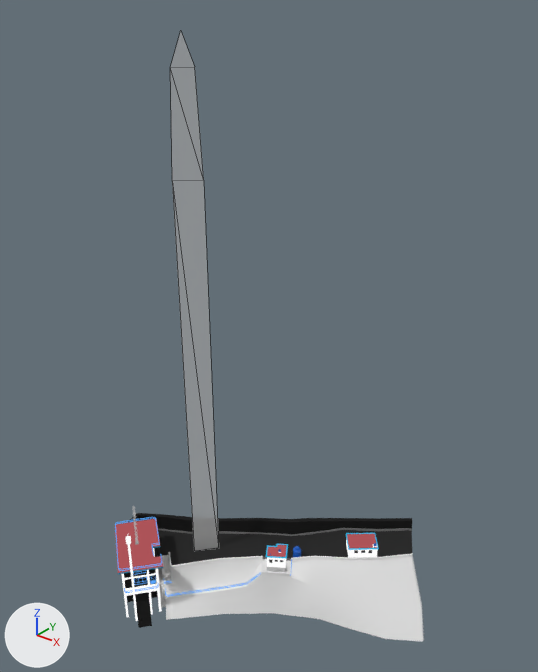
Renders of the glTF model Cont_Models/Sector6/Msh_Sitio.glb from each side of a commit.
Rendered twice from a 50 mm camera at (105.4, -149.0, 190.1) aimed at (1.5, -19.1, 109.6). Arrows for +X, +Y and +Z are at lower left; the lights stay in place. Mesh edges are drawn as thin lines on the coarser meshes.

Objects in the first picture: 'Msh_LightBeam', 'Msh_Sitio'.
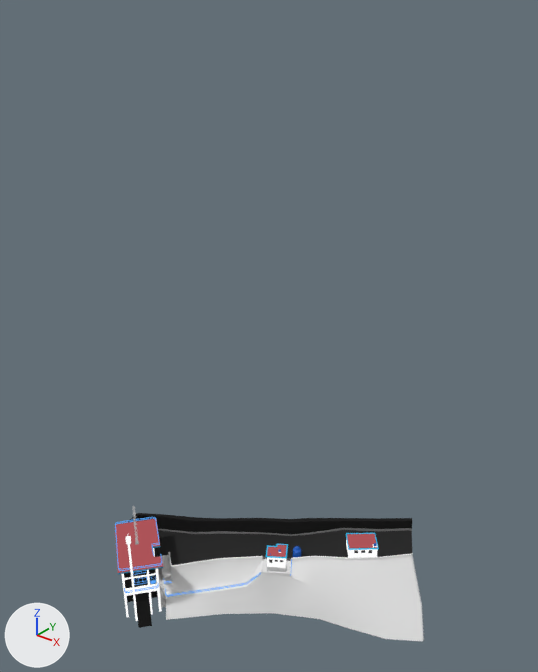
Boxes (x1, y1, x2, y2) around the edits, measured in the pictures (538 x 672 px):
```json
{"object": "Msh_LightBeam", "change": "deleted", "before": [170, 31, 219, 551]}
```

Scene script edits in JSON lines:
```json
{"op": "remove", "block": "ob_msh_lightbeam", "code": ["ob_msh_lightbeam = bpy.data.objects.new('Msh_LightBeam', me_plane_003)", "ob_msh_lightbeam.location = (-14.6, -28.3, 38.6)"]}
```
